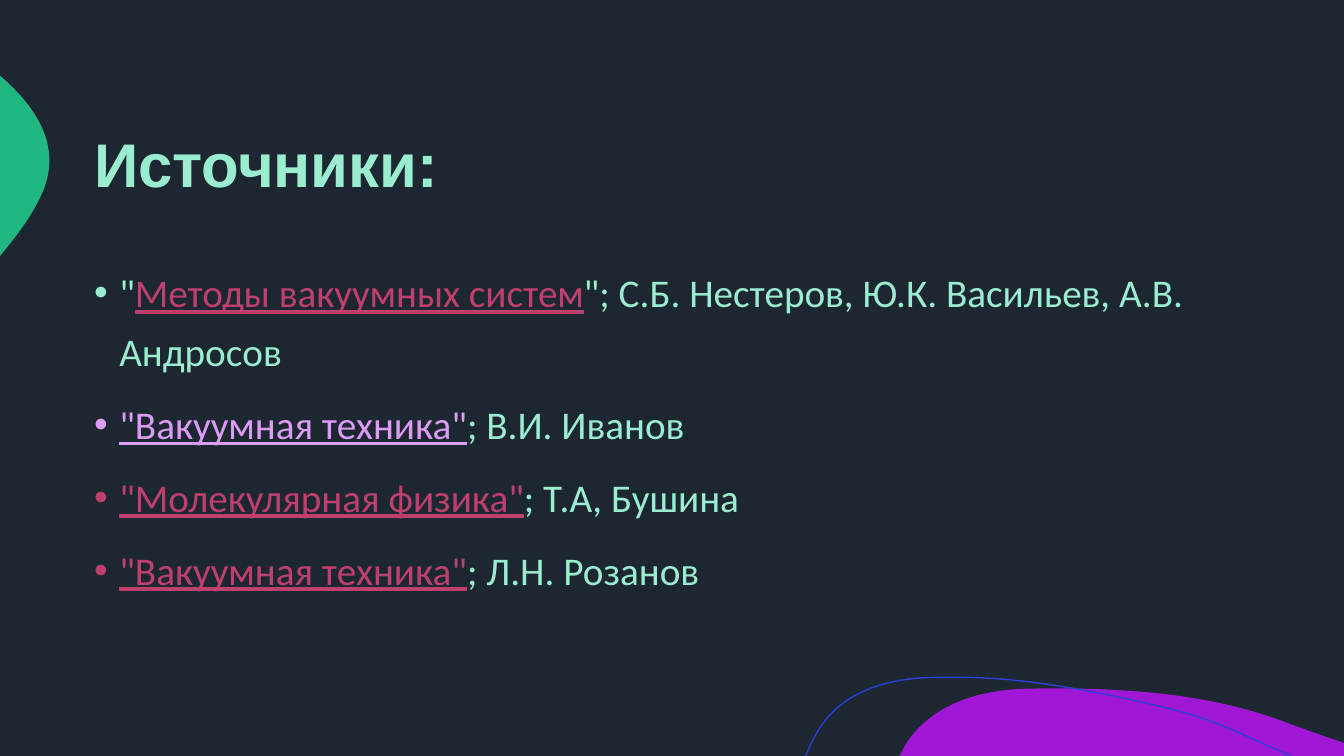
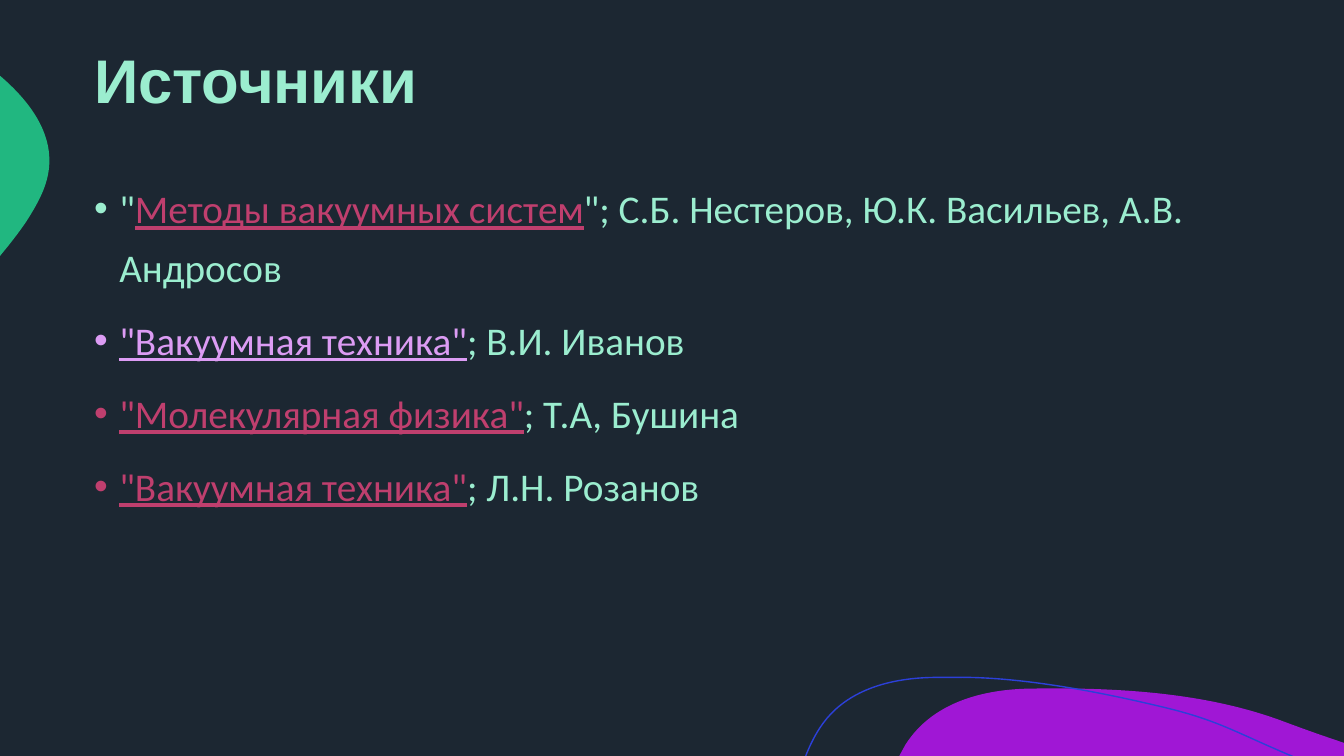
Before and after one commit to eprush/MethodOfAngularCoefficients, a slide deck: slide 11 of Presentation/Тестовое задание.pptx (slide 6 before the commit). Drawn at 1344x756 pixels with LibreOffice and Linux fonts; fonts in the diff are those of the drawing. Boxes give left, top, right and bottom in pixels: in the first picture for what was removed or moved away, otherwise in the second. Text is boxed around its words. In the diff, an @@ line names an element or a change of style, - is before the commit and + after.

```diff
--- a/Presentation/Тестовое задание.pptx
+++ b/Presentation/Тестовое задание.pptx
@@ title at bbox=[94, 60, 417, 104]: text changed @@
-Источники:
+Источники
@@ text ""Методы вакуумных систем"; С.Б. Нестеров, ...": place and size @@
-text ""Методы вакуумных систем"; С.Б. Нестеров, ..." at bbox=[119, 280, 1183, 592]
+text ""Методы вакуумных систем"; С.Б. Нестеров, ..." at bbox=[119, 196, 1183, 508]
```
Also in this commit, not shown: 4 other slides changed, 6 slides added, 1 slide removed, 6 other files.
